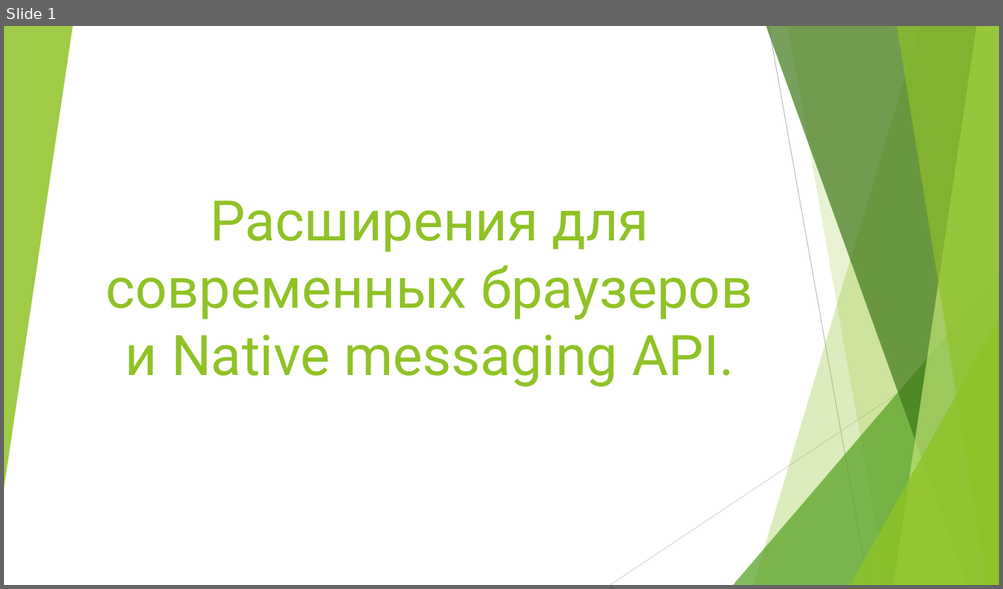
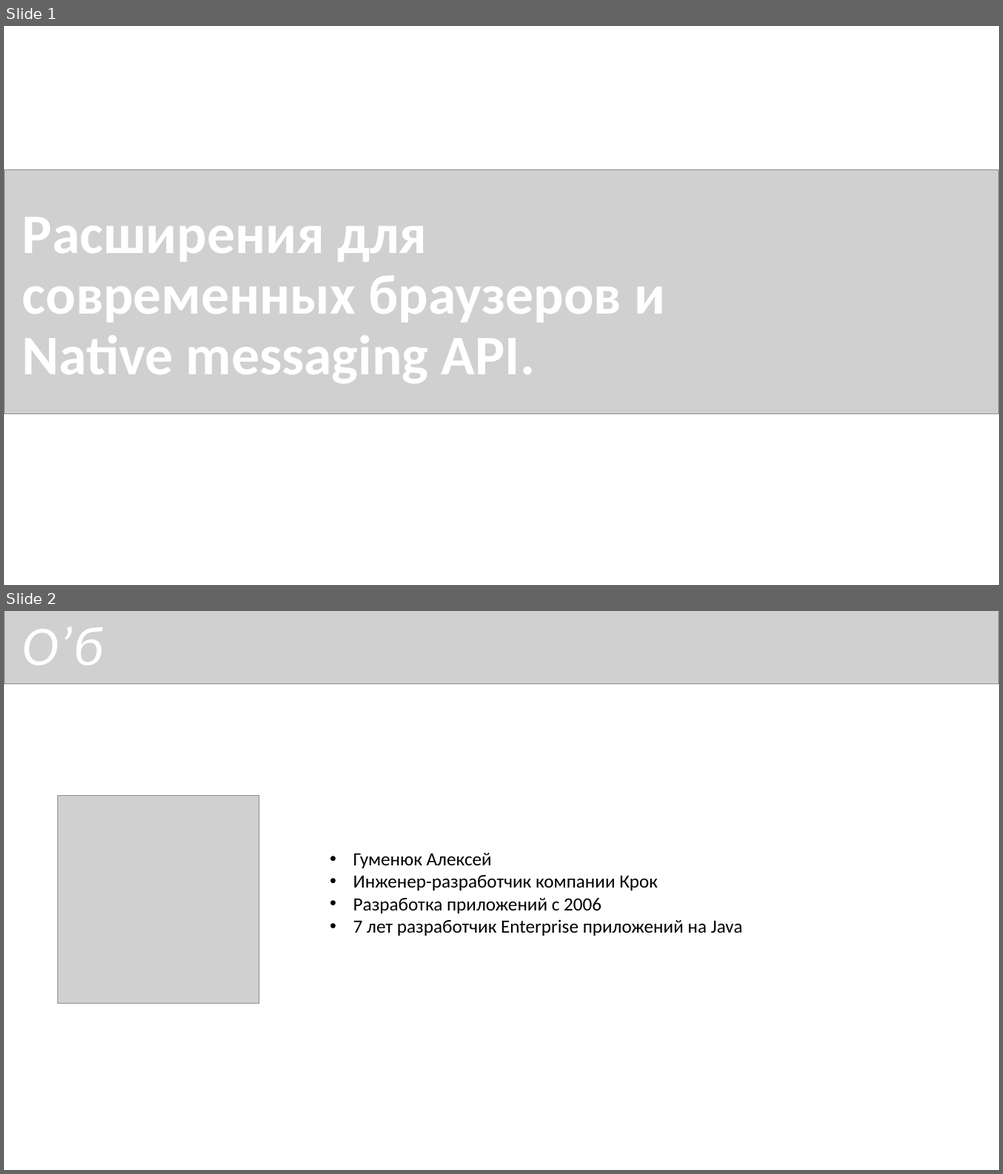
Before and after one commit to croacker/croc-extension-report, a slide deck: report/Presentation.pptx. Shown one above the other, each under a label of ours: slide 1 before the commit, slides 1 and 2 after it. The pictures are 1003x589 and 1003x1174 pixels, drawn with LibreOffice and Linux fonts; fonts in the diff are those of the drawing; grey boxes stand for pictures. Boxes give left, top, right and bottom in pixels: in the first picture for what was removed or moved away, otherwise in the second. Text is boxed around its words. In the diff, an @@ line names an element or a change of style, - is before the commit and + after.

```diff
--- a/report/Presentation.pptx
+++ b/report/Presentation.pptx
@@ slide 2 added at <box>4,611,999,1170</box>, background #FFFFFF @@
@@ picture added at <box>4,611,999,684</box> @@
@@ text added at <box>22,627,103,665</box>, 54 pt, text #FFFFFF, italic @@
+О’б
@@ picture added at <box>58,795,259,1003</box> @@
@@ text added at <box>353,853,743,936</box>, 18 pt, text #000000 @@
+• Гуменюк Алексей
+• Инженер-разработчик компании Крок
+• Разработка приложений с 2006
+• 7 лет разработчик Enterprise приложений на Java
@@ slide 1 changed as well @@
@@ group removed at <box>4,26,999,585</box>: 5 freeform shapes, 3 triangles, 2 lines @@
@@ picture added at <box>4,170,999,414</box> @@
@@ title "Расширения для современных браузеров и ...": place and size @@
-title "Расширения для современных браузеров и ..." at <box>106,201,752,387</box>
+title "Расширения для современных браузеров и ..." at <box>22,217,666,383</box>
@@ title "Расширения для современных браузеров и ..." at <box>22,217,666,383</box>: font Roboto to Calibri, text colour #90C226 to #FFFFFF, bold on; alignment centre to left; line spacing 1 to 0.9 @@
```
Also in this commit, not shown: 31 other slides changed, 2 other slides added, 11 slides removed, 2 other files.
